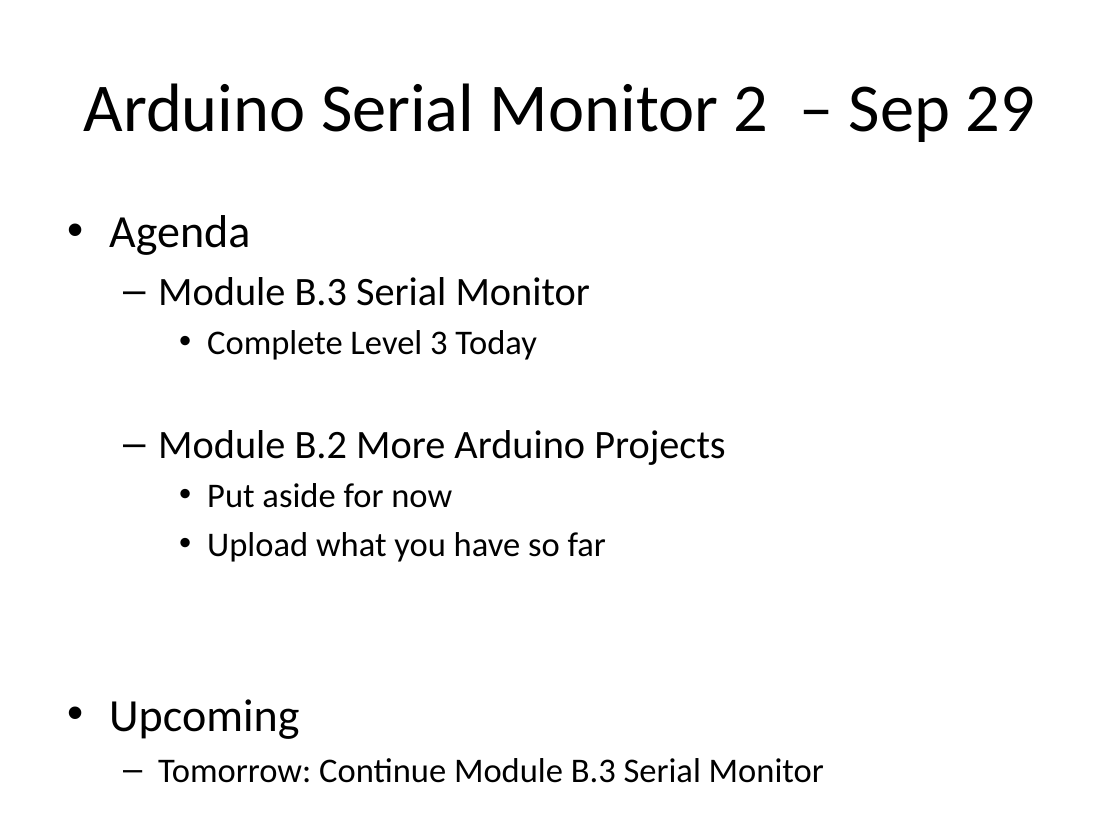
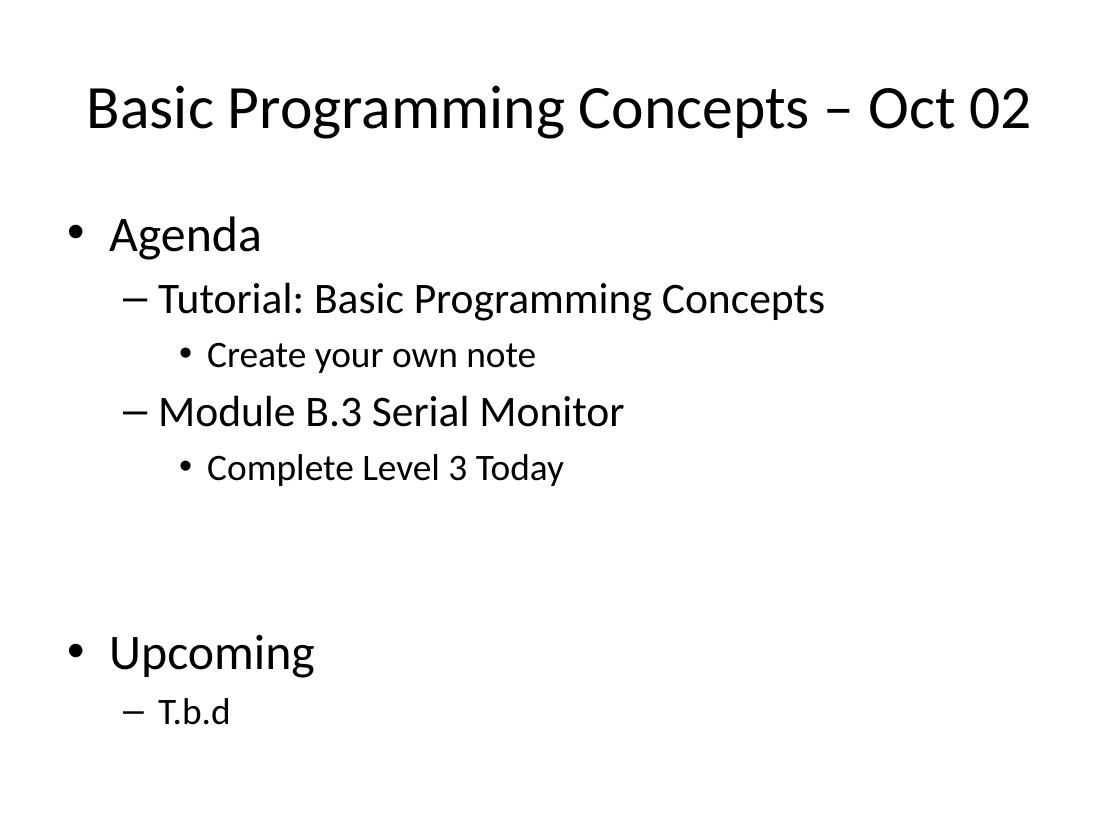
Before and after one commit to BirkaranGill/ICS3C0, a slide deck: slide 1 of Daily Agendas/Day4.5_SerialMonitor2_Sep29.pptx. Drawn at 1120x840 pixels with LibreOffice and Linux fonts; fonts in the diff are those of the drawing. Boxes give left, top, right and bottom in pixels: in the first picture for what was removed or moved away, otherwise in the second. Text is boxed around its words. In the diff, an @@ line names an element or a change of style, - is before the commit and + after.

```diff
--- a/Daily Agendas/Day4.5_SerialMonitor2_Sep29.pptx
+++ b/Daily Agendas/Day4.5_SerialMonitor2_Sep29.pptx
@@ title at (87, 85, 1032, 139): text changed; size 44 to 39.6 pt @@
-Arduino Serial Monitor 2 – Sep 29
+Basic Programming Concepts – Oct 02
@@ text at (109, 216, 624, 678): size 29.6 to 32 pt in "Agenda", "Upcoming"; size 25.9 to 28 pt in "Module B.3 Serial Monitor"; size 22.2 to 24 pt in "Complete Level 3 Today" @@
@@ text at (158, 282, 825, 373): paragraphs added @@
+  – Tutorial: Basic Programming Concepts
+    • Create your own note
@@ text at (158, 430, 725, 562): paragraphs removed @@
-  – Module B.2 More Arduino Projects
-    • Put aside for now
-    • Upload what you have so far
@@ text at (158, 698, 230, 725): text changed; size 22.2 to 24 pt @@
-  – Tomorrow: Continue Module B.3 Serial Monitor
+  – T.b.d
```
Also in this commit, not shown: 1 slide removed, 1 other file.
